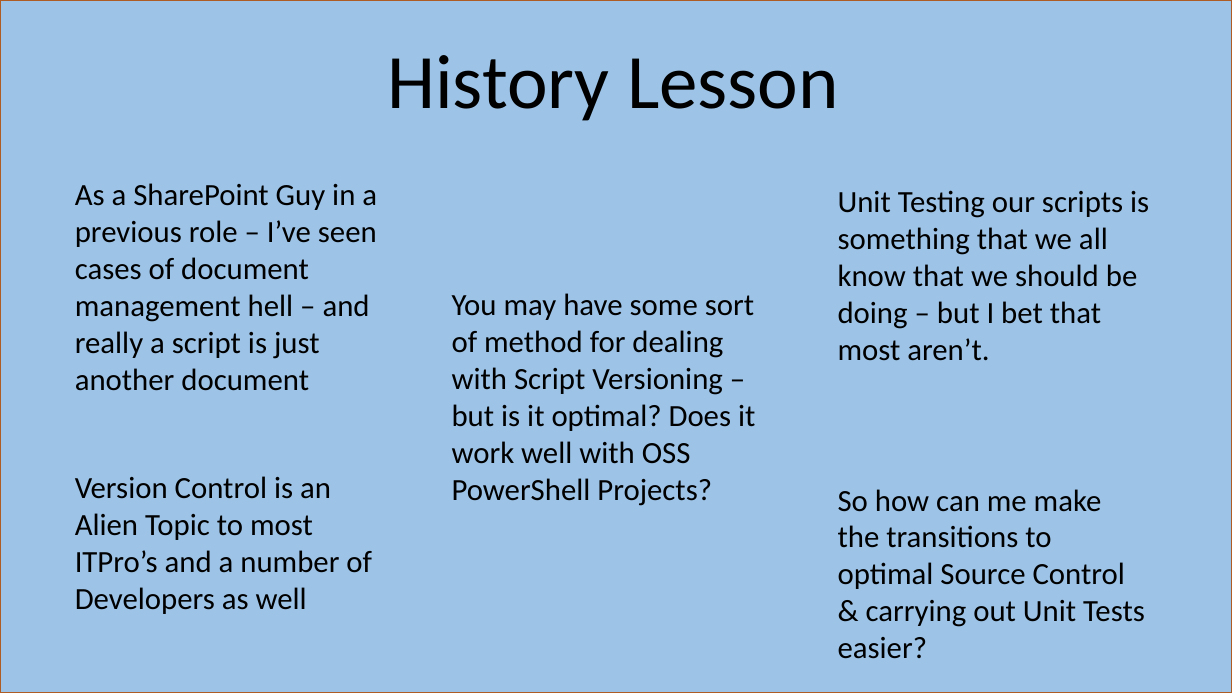
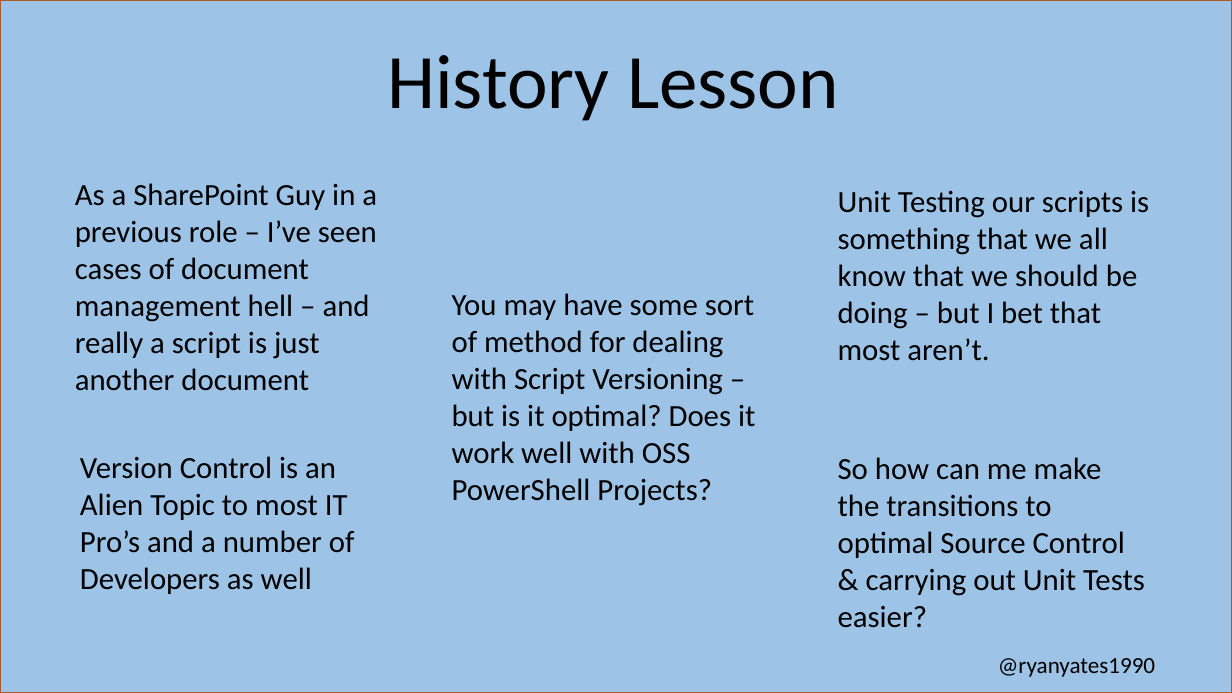
Before and after one commit to kilasuit/Presentations, a slide deck: slide 4 of Teaching The It Pro How to Dev/Teaching the ITPro how to Dev.pptx. Drawn at 1232x693 pixels with LibreOffice and Linux fonts; fonts in the diff are those of the drawing. Boxes give left, top, right and bottom in pixels: in the first picture for what was removed or moved away, otherwise in the second. Text is boxed around its words. In the diff, an @@ line names an element or a change of style, - is before the commit and + after.

```diff
--- a/Teaching The It Pro How to Dev/Teaching the ITPro how to Dev.pptx
+++ b/Teaching The It Pro How to Dev/Teaching the ITPro how to Dev.pptx
@@ text "So how can me make ..." moved from (x1=838, y1=489, x2=1145, y2=659) to (x1=838, y1=457, x2=1145, y2=628) @@
@@ text at (x1=80, y1=456, x2=355, y2=594): spaces changed @@
-Version Control is an Alien Topic to most ITPro’s and a number of Developers as well
+Version Control is an Alien Topic to most IT Pro’s and a number of Developers as well
@@ text added at (x1=998, y1=658, x2=1155, y2=677), 18 pt, text #000000 @@
+@ryanyates1990
```
Also in this commit, not shown: 8 other slides changed, 1 slide added.
